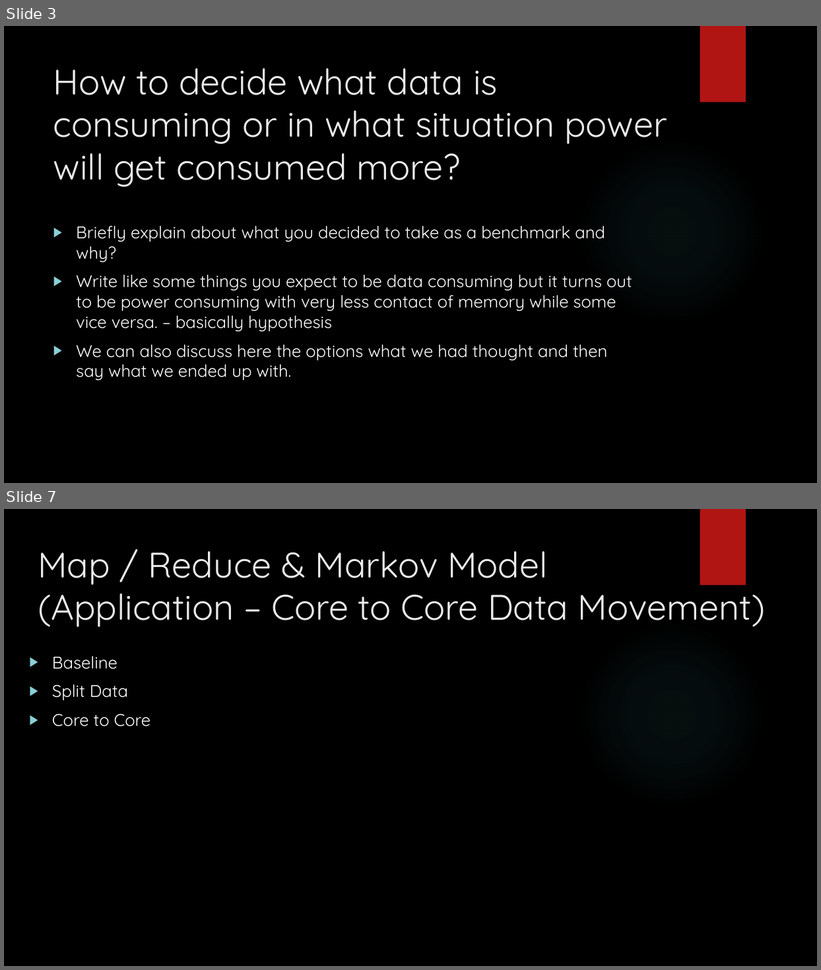
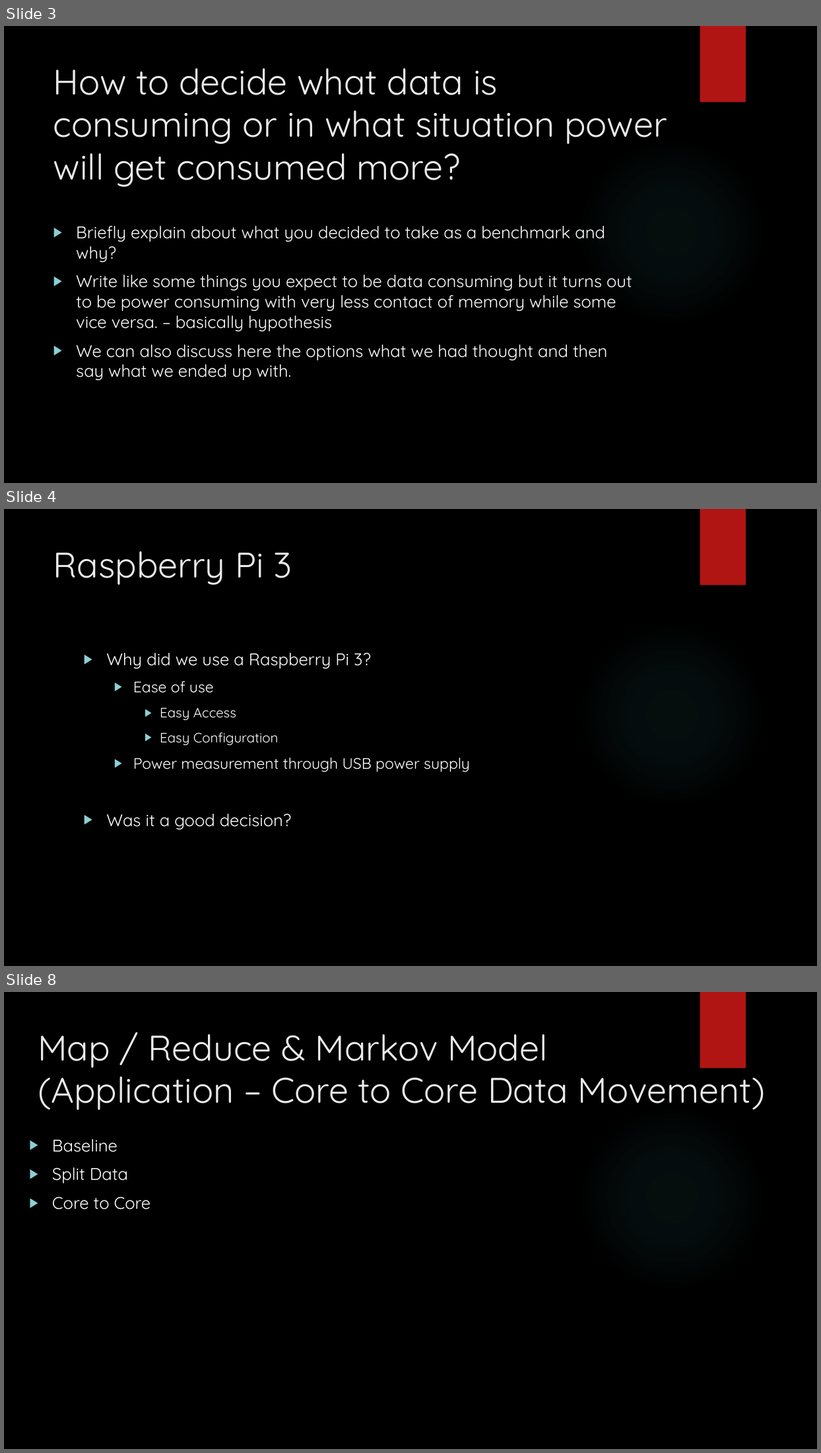
Before and after one commit to jasongraalum/CS533_Spring2018_Group2_Project, a slide deck: documents/Outline for Presentation.pptx. Shown one above the other, each under a label of ours: slides 3 and 7 before the commit, slides 3, 4 and 8 after it; the slides between them are not shown. The pictures are 821x970 and 821x1453 pixels, drawn with LibreOffice and Linux fonts; fonts in the diff are those of the drawing; background and template pictures are left out. Boxes give left, top, right and bottom in pixels: in the first picture for what was removed or moved away, otherwise in the second. Text is boxed around its words. In the diff, an @@ line names an element or a change of style, - is before the commit and + after.

```diff
--- a/documents/Outline for Presentation.pptx
+++ b/documents/Outline for Presentation.pptx
@@ slide 4 added at (x1=4, y1=509, x2=817, y2=966), background picture (left out); not listed: 2 template elements that a slide beside it also shows @@
@@ title added at (x1=54, y1=551, x2=292, y2=585), 42 pt, text #EBEBEB @@
+Raspberry Pi 3
@@ text added at (x1=106, y1=653, x2=470, y2=830), 18 pt, text #FFFFFF @@
+▶ Why did we use a Raspberry Pi 3?
+  ▶ Ease of use
+    ▶ Easy Access
+    ▶ Easy Configuration
+  ▶ Power measurement through USB power supply
+▶ Was it a good decision?
@@ what was slide 7 is now slide 8 @@
```
Also in this commit, not shown: 1 slide changed, 2 other slides added, 2 slides removed.
